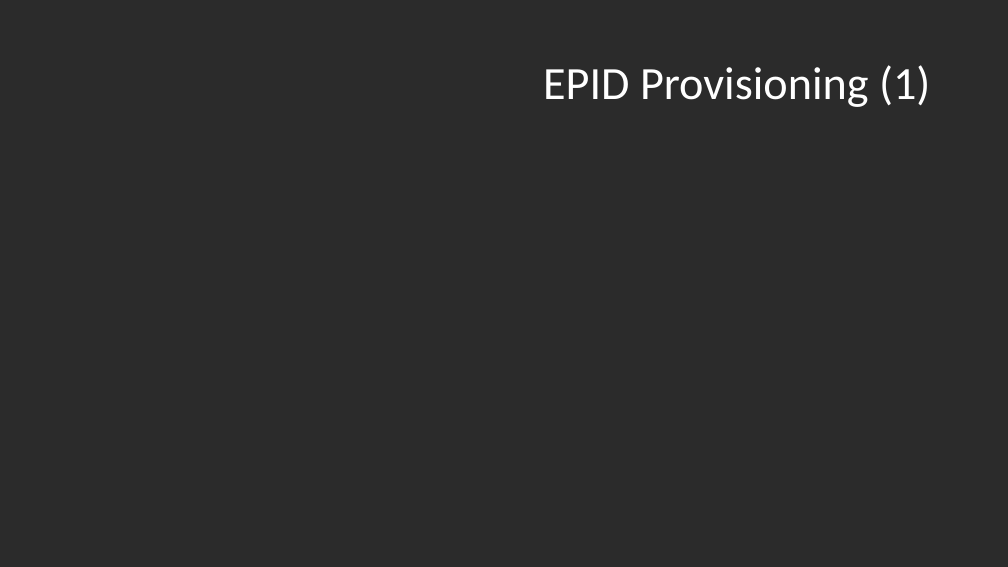
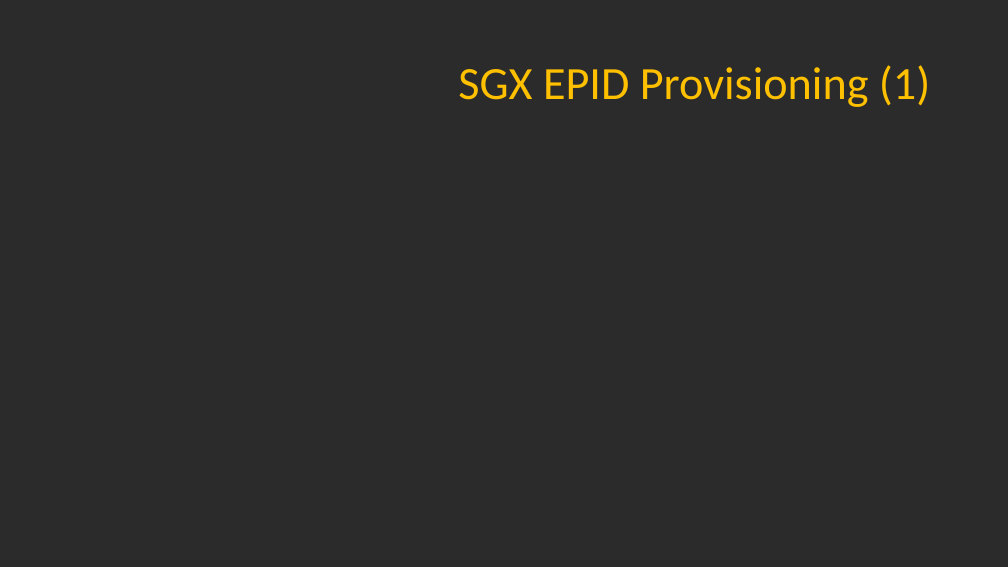
Before and after one commit to axelexic/sgx_remote_attestation_bh_17, a slide deck: slide 14 of presentation/us-17-Swami-SGX-Remote-Attestation-Is-Not-Sufficient.pptx (slide 15 before the commit). Drawn at 1008x567 pixels with LibreOffice and Linux fonts; fonts in the diff are those of the drawing; background and template pictures are left out; a plain dark background stands for a picture behind light text. Boxes give left, top, right and bottom in pixels: in the first picture for what was removed or moved away, otherwise in the second. Text is boxed around its words. In the diff, an @@ line names an element or a change of style, - is before the commit and + after.

```diff
--- a/presentation/us-17-Swami-SGX-Remote-Attestation-Is-Not-Sufficient.pptx
+++ b/presentation/us-17-Swami-SGX-Remote-Attestation-Is-Not-Sufficient.pptx
@@ title at [458,65,930,107]: text changed; text colour #FFFFFF to #FFC000 @@
-EPID Provisioning (1)
+SGX EPID Provisioning (1)
```
Also in this commit, not shown: 15 other slides changed, 1 slide added, 2 slides removed, 3 other files.
